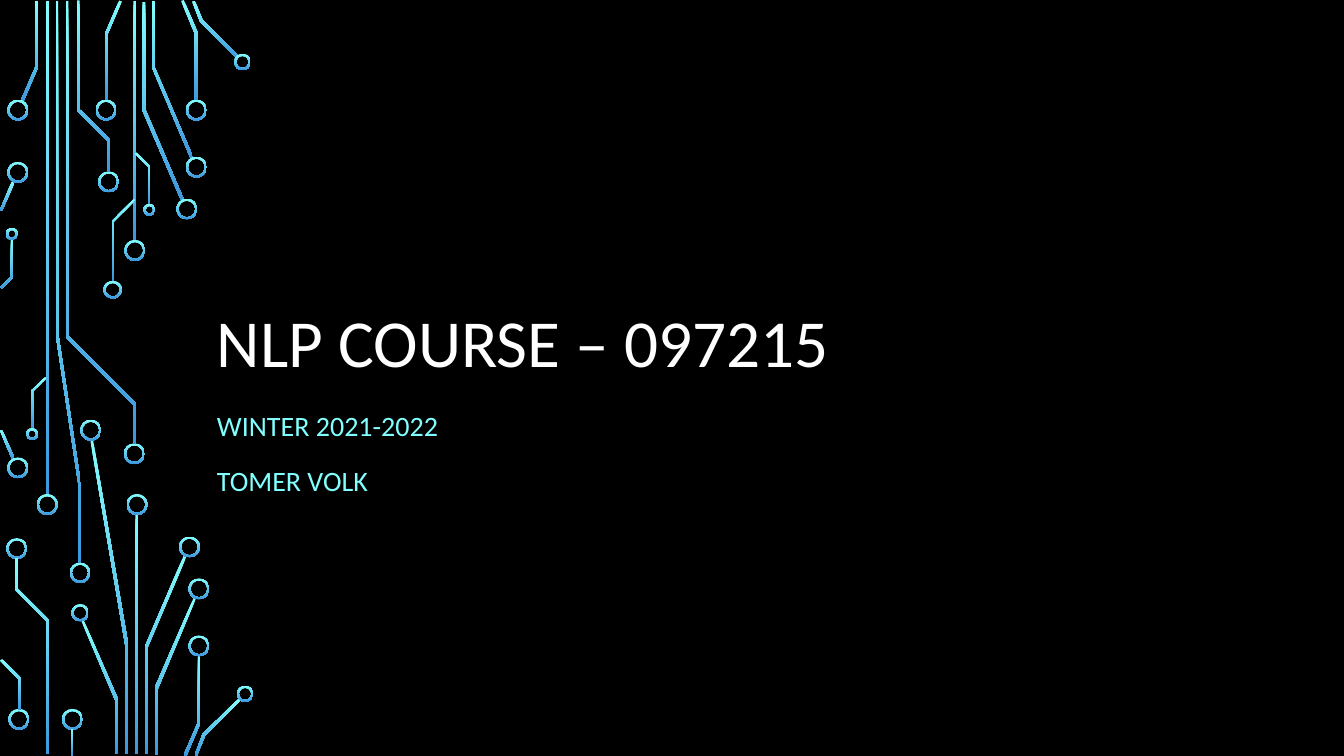
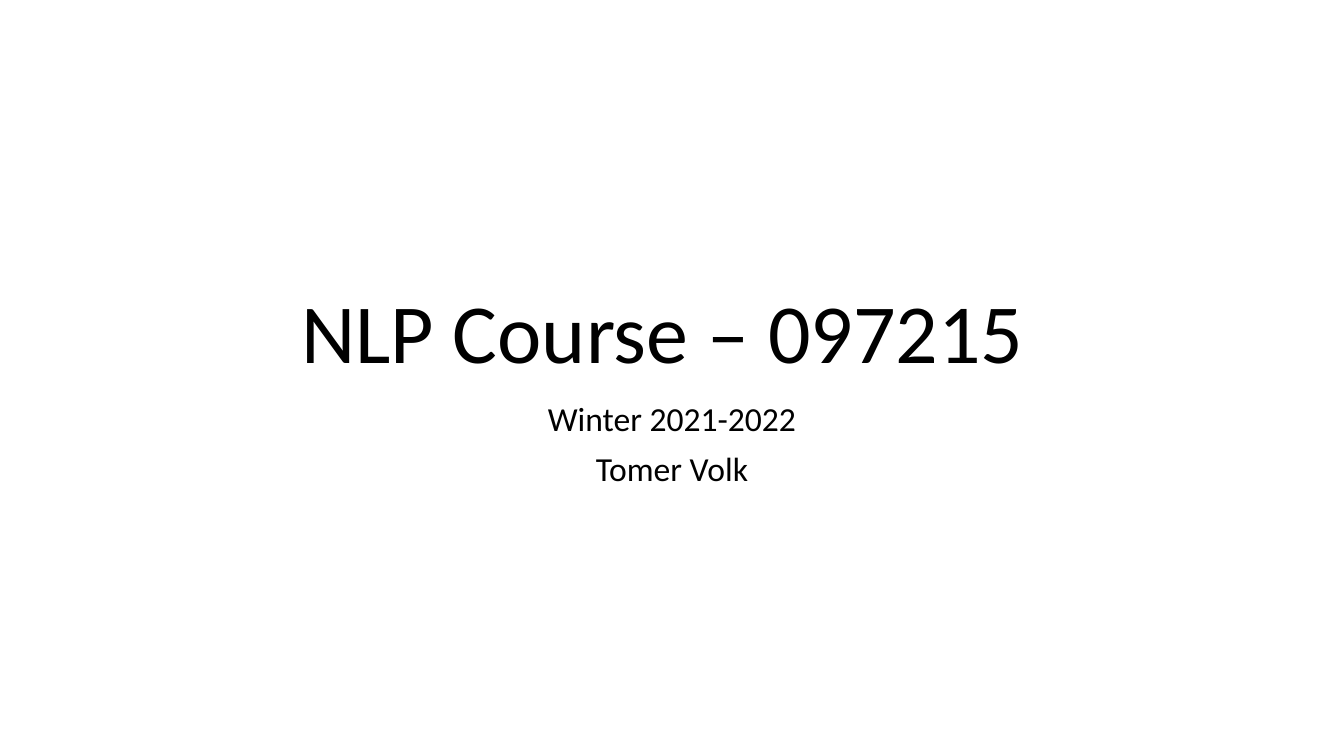
Before and after one commit to TomerVolk/NLP_2021_2022_Winter_Tutorials, a slide deck: slide 1 of Tutorial_01/NLP Course – 097215.pptx. Drawn at 1344x756 pixels with LibreOffice and Linux fonts; fonts in the diff are those of the drawing; background and template pictures are left out. Boxes give left, top, right and bottom in pixels: in the first picture for what was removed or moved away, otherwise in the second. Text is boxed around its words. In the diff, an @@ line names an element or a change of style, - is before the commit and + after.

```diff
--- a/Tutorial_01/NLP Course – 097215.pptx
+++ b/Tutorial_01/NLP Course – 097215.pptx
@@ background picture (left out) to #FFFFFF @@
@@ title at [301,308,1023,364]: text changed; size 48 to 60 pt; text colour #FFFFFF to #000000 @@
-NLP COURSE – 097215
+NLP Course – 097215
@@ subtitle at [548,408,796,482]: text changed; size 20 to 24 pt; text colour #82FFFF to #000000 @@
-WINTER 2021-2022
-TOMER VOLK
+Winter 2021-2022
+Tomer Volk
@@ group removed at [0,0,254,756]: 50 freeform shapes, 4 rectangles @@
```
Also in this commit, not shown: 4 other slides changed, 8 other files.
